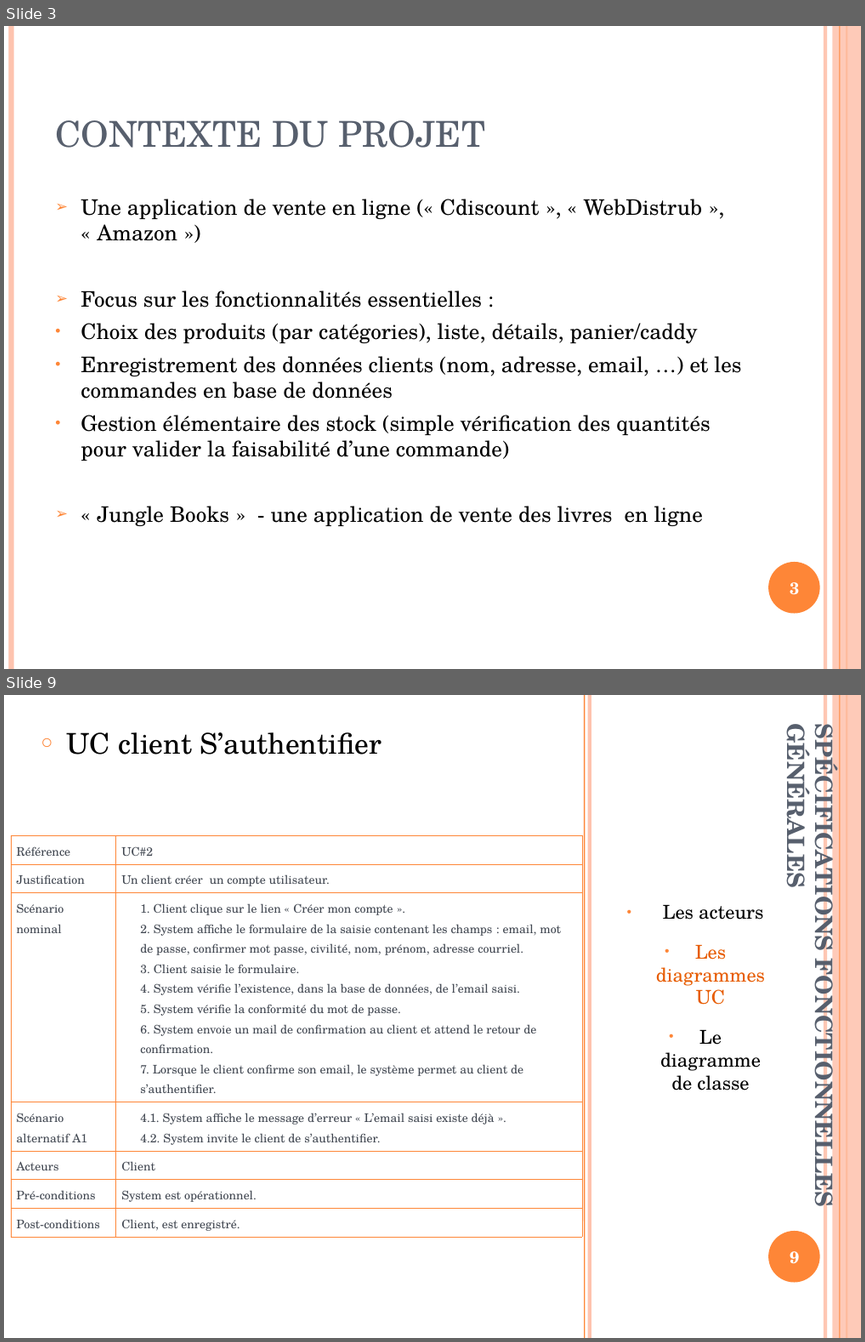
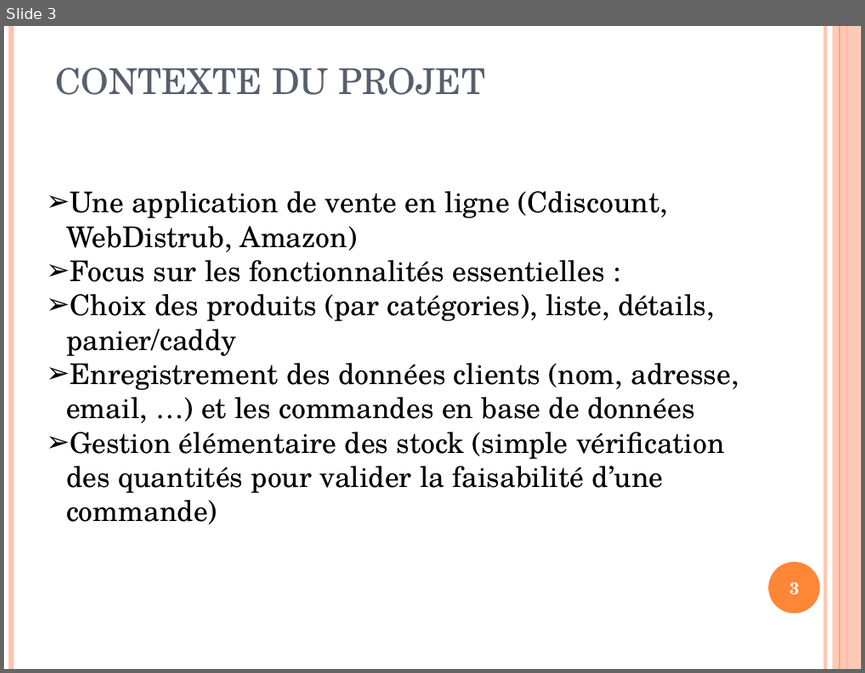
Before and after one commit to carlatgithub/jungleprod, a slide deck: SiteDeVenteEJungle.ppt. Shown one above the other, each under a label of ours: slides 3 and 9 before the commit, slide 3 after it; the slides between them are not shown. The pictures are 865x1342 and 865x673 pixels, drawn with LibreOffice and Linux fonts; fonts in the diff are those of the drawing. Boxes give left, top, right and bottom in pixels: in the first picture for what was removed or moved away, otherwise in the second. Text is boxed around its words. In the diff, an @@ line names an element or a change of style, - is before the commit and + after.

```diff
--- a/SiteDeVenteEJungle.ppt
+++ b/SiteDeVenteEJungle.ppt
@@ slide 9 removed at <box>4,695,861,1338</box>, background #FFFFFF; not listed: 5 template elements that a slide beside it also shows @@
@@ line removed from (584, 695) to (584, 1338) @@
@@ line removed from (589, 695) to (589, 1338) @@
@@ text removed at <box>67,732,381,755</box> @@
-○ UC client S’authentifier
@@ title removed at <box>778,739,843,1200</box> @@
-SPÉCIFICATIONS FONCTIONNELLES GÉNÉRALES
@@ table removed at <box>11,835,582,1234</box>, 7 rows, 2 columns @@
-Référence | UC#2
-Justification | Un client créer un compte utilisateur.
-Scénario nominal | 1. Client clique sur le lien « Créer mon compte ». / 2. System affiche le formulaire de la saisie contenant les champs : email, mot de passe, confirmer mot passe, civilité, nom, prénom, adresse courriel. / 3. Client saisie le formulaire. / 4. System vérifie l’existence, dans la base de données, de l’email saisi. / 5. System vérifie la conformité du mot de passe. / 6. System envoie un mail de confirmation au client et attend le retour de confirmation. / 7. Lorsque le client confirme son email, le système permet au client de / s’authentifier.
-Scénario alternatif A1 | 4.1. System affiche le message d’erreur « L’email saisi existe déjà ». / 4.2. System invite le client de s’authentifier.
-Acteurs | Client
-Pré-conditions | System est opérationnel.
-Post-conditions | Client, est enregistré.
@@ text removed at <box>656,904,765,1090</box> @@
-• Les acteurs
-• Les diagrammes UC
-• Le diagramme de classe
@@ page number removed at <box>789,1251,799,1264</box> @@
-9
@@ slide 3 changed as well @@
@@ title "CONTEXTE DU PROJET": place and size @@
-title "CONTEXTE DU PROJET" at <box>55,120,485,148</box>
+title "CONTEXTE DU PROJET" at <box>55,68,485,95</box>
@@ text "Une application de vente en ...": place and size @@
-text "Une application de vente en ..." at <box>80,199,741,526</box>
+text "Une application de vente en ..." at <box>66,191,738,524</box>
@@ text at <box>66,191,668,252</box>: text changed; size 18 to 24 pt @@
-➢ Une application de vente en ligne (« Cdiscount », « WebDistrub », « Amazon »)
+➢ Une application de vente en ligne (Cdiscount, WebDistrub, Amazon)
@@ text at <box>66,260,738,524</box>: size 18 to 24 pt in "Focus sur les fonctionnalités essentielles :", "Choix des produits (par catégories), liste, détails, ...", "Enregistrement des données clients (nom, adresse, email, ...", "Gestion élémentaire des stock (simple vérification des ..."; indent changed; less space between paragraphs; bullet colour #FE8637 to #000000; bullet • to ➢ @@
@@ text at <box>97,505,703,526</box>: paragraph removed @@
-➢ « Jungle Books » - une application de vente des livres en ligne
```
Also in this commit, not shown: 1 other slide changed, 12 slides added, 21 other slides removed, 1 other file.
